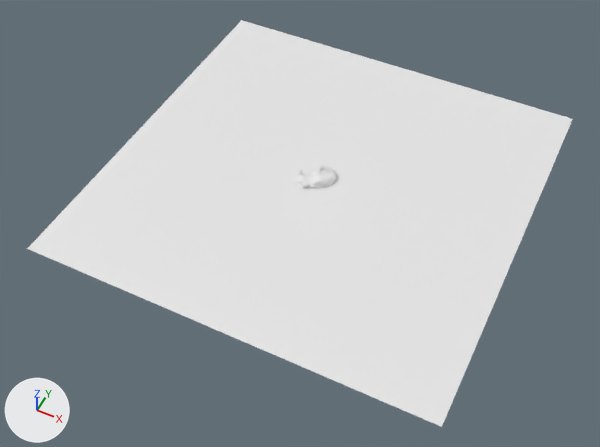
The Blender file lecture 10 rocky base.blend: old version first, new version second.
Camera for both pictures: a 50 mm lens placed at (37.4, -81.5, 90.0), pointed at (-0.3, -6.1, -4.2). Arrows for +X, +Y and +Z are at lower left; the lights stay in place.

The scene before the commit, as lines of its bpy script (objects in view):
```python
me_icosphere = bpy.data.meshes.new('Icosphere')
me_icosphere.from_pydata(...)  # 87 vertices, 170 faces; spans x -3.78..2.34, y -2.96..2.84, z -1.02..1.33
me_plane = bpy.data.meshes.new('Plane')
me_plane.from_pydata([(-1.0, -1.0, 0.0), (1.0, -1.0, 0.0), (-1.0, 1.0, 0.0), (1.0, 1.0, 0.0)], [], [(0, 1, 3, 2)])
ob_baserocks = bpy.data.objects.new('baserocks', me_icosphere)
ob_baserocks.location = (0.1, 0.0, 0.0)
ob_water = bpy.data.objects.new('Water', me_plane)
ob_water.location = (0.1, 0.0, 0.0)
ob_water.scale = (31.0, 31.0, 31.0)
```
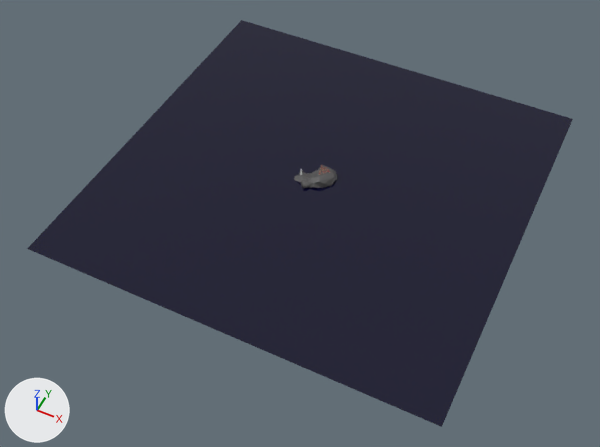
Location of each change, (x1, y1, x2, y2) in pixels of the pictures (600 x 447 px):
'Water', recoloured: (27, 20, 573, 427) in both
'baserocks', recoloured (white to grey): (294, 165, 337, 188) in both

Edits to the bpy script that builds the scene:
```text
Add mat_water:
    mat_water = principled_material('Water')
    mat_water.base_color = (0.00119, 0.00082, 0.0216)  # black #040328
    mat_water.roughness = 0.0
    mat_water.specular_ior_level = 0.5
Add mat_rock:
    mat_rock = principled_material('Rock')
    mat_rock.base_color = (0.0864, 0.0851, 0.0861)  # dark grey #535253
Change me_icosphere:
    where me_icosphere.from_pydata(...)  # 87 vertices, 170 faces; spans x -3.78..2.34, y -2.96..2.84, z -1.02..1.33
    add me_icosphere.materials.append(mat_rock)  # dark grey #535253
Change me_plane:
    where me_plane.from_pydata(...)  # 4 vertices, 1 face; spans x -1.0..1.0, y -1.0..1.0, z 0.0
    add me_plane.materials.append(mat_water)  # black #040328
```
